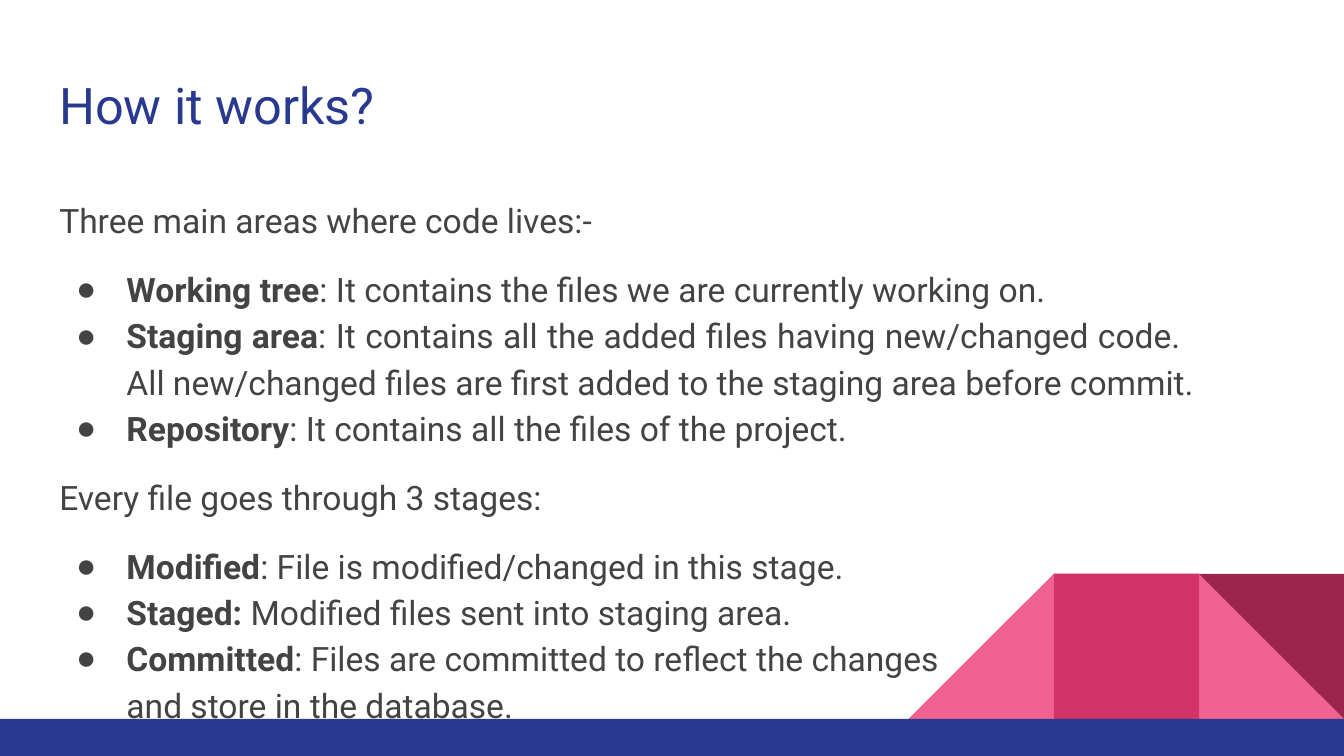
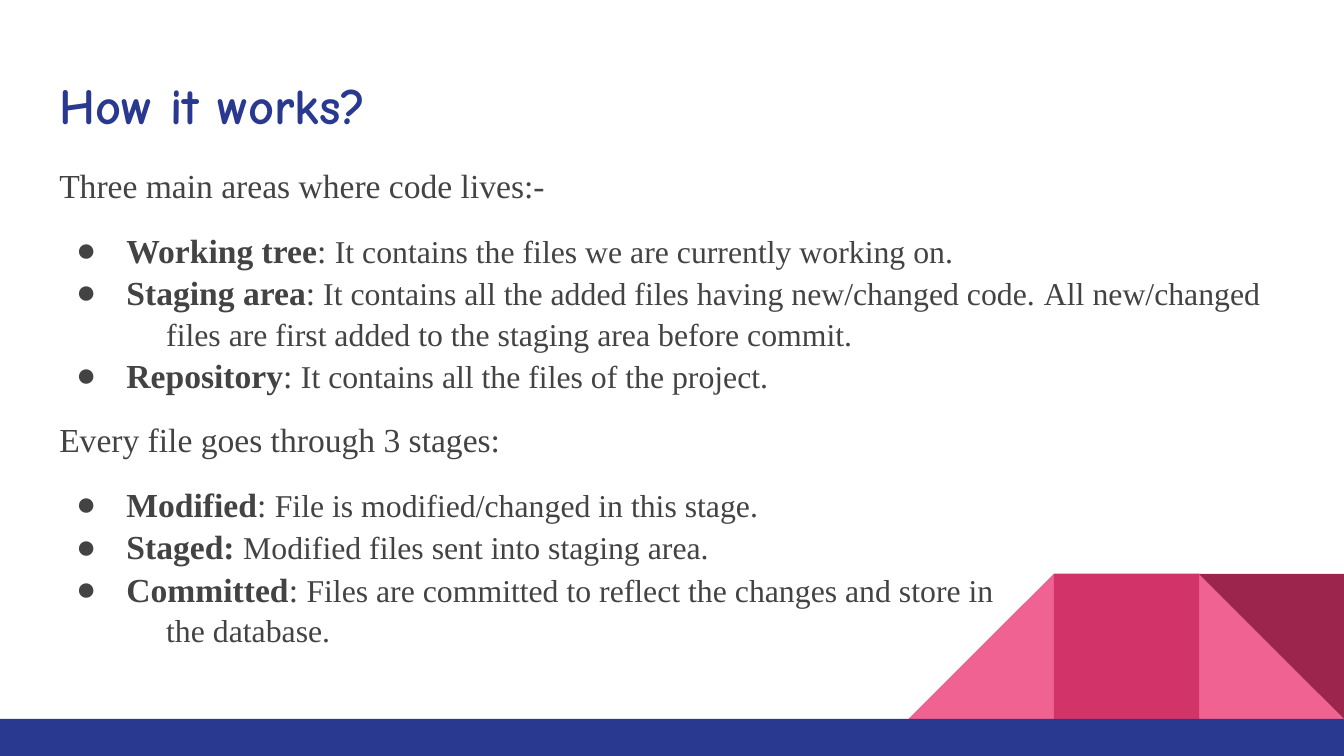
Before and after one commit to MrVaibhavChamp/Git-Advanced-Features, a slide deck: slide 4 of KOSS ppt.pptx. Drawn at 1344x756 pixels with LibreOffice and Linux fonts; fonts in the diff are those of the drawing. Boxes give left, top, right and bottom in pixels: in the first picture for what was removed or moved away, otherwise in the second. Text is boxed around its words. In the diff, an @@ line names an element or a change of style, - is before the commit and + after.

```diff
--- a/KOSS ppt.pptx
+++ b/KOSS ppt.pptx
@@ title "How it works?" at [59, 89, 366, 125]: font Roboto to Comic Neue, bold on @@
@@ text "Three main areas where code ...": place and size @@
-text "Three main areas where code ..." at [59, 208, 1194, 726]
+text "Three main areas where code ..." at [59, 174, 1261, 643]
@@ text "Three main areas where code ..." at [59, 174, 1261, 643]: font Roboto to Times New Roman; size 18 to 17 pt in "It contains the files we are currently ...", "It contains all the added files having ...", "It contains all the files of the ...", "File is modified/changed in this stage." and 2 more places; line spacing 1.15 to 1.05; alignment justified to left @@
```
Also in this commit, not shown: 10 other slides changed, 7 slides added.
